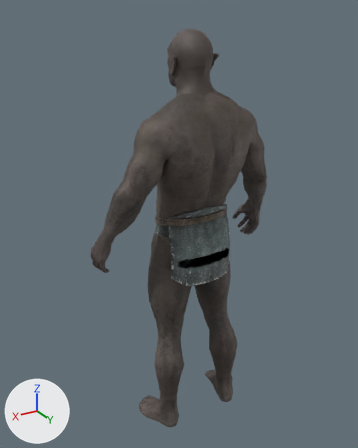
An edit to the glTF model public/races/orsimer.glb, drawn before and after from the same camera.
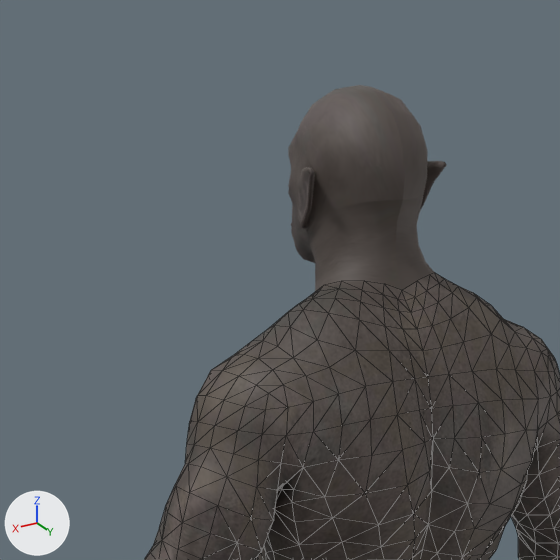
Each version is shown whole from a 50 mm lens placed at (7.98, 12.59, 13.62), pointed at (0.27, -0.25, 7.2), then close up on the part from 20% to 72% of the width and 0% to 41% of the height. Lighting does not change. The marker at lower left points along +X, +Y and +Z. The first two pictures are the older version. The close-ups show mesh edges as thin lines. Where no turn or scale is listed for an object, it has been applied to the vertices.

Objects in the first close-up: 'MaleHeadIMF', 'MaleUnderwearBody:0'.
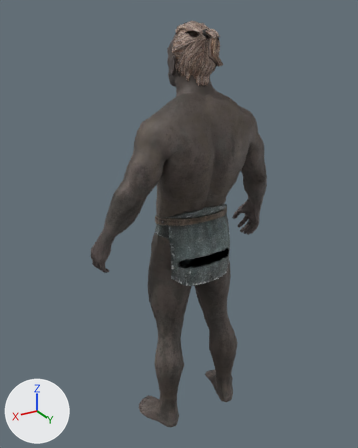
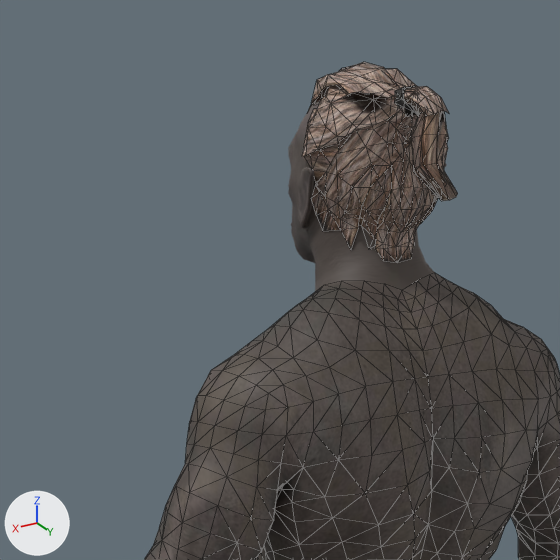
Diff of the bpy script that builds the scene:
```diff
--- a/public/races/orsimer.glb.py
+++ b/public/races/orsimer.glb.py
@@ img_hairlong @@
+img_hairlong = load_image('hairlong', '_unpacked/hairlong', 1024, 1024, 'sRGB')
@@ mat_maleorchair04_mat @@
+mat_maleorchair04_mat = bpy.data.materials.new('MaleOrcHair04.Mat')
+# uses the picture img_hairlong
@@ me_maleorchair04 @@
+me_maleorchair04.from_pydata(...)  # 496 vertices, 726 faces; spans x -0.71..0.7, y -0.68..1.33, z 11.65..13.36
+me_maleorchair04.materials.append(mat_maleorchair04_mat)
@@ ob_maleorchair04 @@
+ob_maleorchair04 = bpy.data.objects.new('MaleOrcHair04', me_maleorchair04)
+ob_maleorchair04.location = (0.0, 0.0, 0.0)
```

What differs and where, as boxes [x1, y1, x2, y2] in the close-ups (560 x 560 px):
'MaleOrcHair04', added
    after: [302, 62, 458, 263]
'MaleHeadIMF', unchanged, covered by the edit
    before: [288, 85, 446, 292]
    after: [288, 100, 446, 292]
